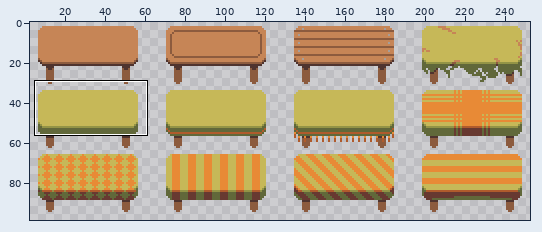
A pixel-art file gets an edit: Assets/Sprites/Aseprite/Forniture.aseprite. The first picture is a wide view before the edit; the outline marks the close-up.
Close-up. Earlier state:
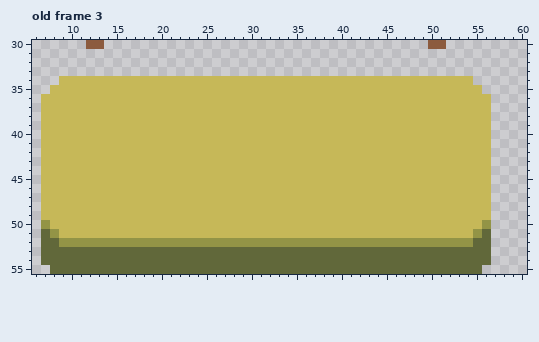
256x256 pixels, 4 frames. Shown: old frame 3: x 6..60, y 30..55. The wide view leaves out empty margins. The commit also changed other frames or places, which this record leaves out.
After:
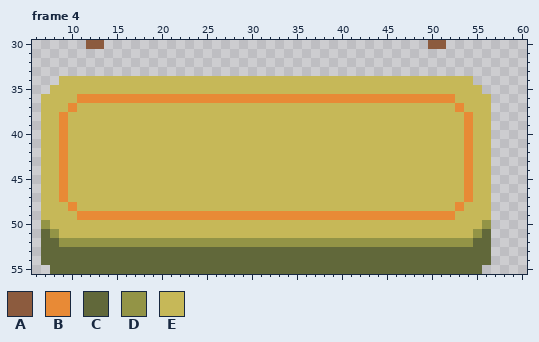
Palette (. is transparent): A #8c5b3e  B #e88a36  C #61683a  D #939446  E #c6b858
The author wrote: Fornitures Ver.1 Exported
The edit:
frames 4 -> 5
--- frame 4 against old frame 3, layer "Layer 1"
@@ x 6..60 @@
 35 ..EEEEEEEEEEEEEEEEEEEEEEEEEEEEEEEEEEEEEEEEEEEEEEEE.....
-36 .EEEEEEEEEEEEEEEEEEEEEEEEEEEEEEEEEEEEEEEEEEEEEEEEEE....
-37 .EEEEEEEEEEEEEEEEEEEEEEEEEEEEEEEEEEEEEEEEEEEEEEEEEE....
-38 .EEEEEEEEEEEEEEEEEEEEEEEEEEEEEEEEEEEEEEEEEEEEEEEEEE....
-39 .EEEEEEEEEEEEEEEEEEEEEEEEEEEEEEEEEEEEEEEEEEEEEEEEEE....
-40 .EEEEEEEEEEEEEEEEEEEEEEEEEEEEEEEEEEEEEEEEEEEEEEEEEE....
-41 .EEEEEEEEEEEEEEEEEEEEEEEEEEEEEEEEEEEEEEEEEEEEEEEEEE....
-42 .EEEEEEEEEEEEEEEEEEEEEEEEEEEEEEEEEEEEEEEEEEEEEEEEEE....
-43 .EEEEEEEEEEEEEEEEEEEEEEEEEEEEEEEEEEEEEEEEEEEEEEEEEE....
-44 .EEEEEEEEEEEEEEEEEEEEEEEEEEEEEEEEEEEEEEEEEEEEEEEEEE....
-45 .EEEEEEEEEEEEEEEEEEEEEEEEEEEEEEEEEEEEEEEEEEEEEEEEEE....
-46 .EEEEEEEEEEEEEEEEEEEEEEEEEEEEEEEEEEEEEEEEEEEEEEEEEE....
-47 .EEEEEEEEEEEEEEEEEEEEEEEEEEEEEEEEEEEEEEEEEEEEEEEEEE....
-48 .EEEEEEEEEEEEEEEEEEEEEEEEEEEEEEEEEEEEEEEEEEEEEEEEEE....
-49 .EEEEEEEEEEEEEEEEEEEEEEEEEEEEEEEEEEEEEEEEEEEEEEEEEE....
+36 .EEEEBBBBBBBBBBBBBBBBBBBBBBBBBBBBBBBBBBBBBBBBBBEEEE....
+37 .EEEBEEEEEEEEEEEEEEEEEEEEEEEEEEEEEEEEEEEEEEEEEEBEEE....
+38 .EEBEEEEEEEEEEEEEEEEEEEEEEEEEEEEEEEEEEEEEEEEEEEEBEE....
+39 .EEBEEEEEEEEEEEEEEEEEEEEEEEEEEEEEEEEEEEEEEEEEEEEBEE....
+40 .EEBEEEEEEEEEEEEEEEEEEEEEEEEEEEEEEEEEEEEEEEEEEEEBEE....
+41 .EEBEEEEEEEEEEEEEEEEEEEEEEEEEEEEEEEEEEEEEEEEEEEEBEE....
+42 .EEBEEEEEEEEEEEEEEEEEEEEEEEEEEEEEEEEEEEEEEEEEEEEBEE....
+43 .EEBEEEEEEEEEEEEEEEEEEEEEEEEEEEEEEEEEEEEEEEEEEEEBEE....
+44 .EEBEEEEEEEEEEEEEEEEEEEEEEEEEEEEEEEEEEEEEEEEEEEEBEE....
+45 .EEBEEEEEEEEEEEEEEEEEEEEEEEEEEEEEEEEEEEEEEEEEEEEBEE....
+46 .EEBEEEEEEEEEEEEEEEEEEEEEEEEEEEEEEEEEEEEEEEEEEEEBEE....
+47 .EEBEEEEEEEEEEEEEEEEEEEEEEEEEEEEEEEEEEEEEEEEEEEEBEE....
+48 .EEEBEEEEEEEEEEEEEEEEEEEEEEEEEEEEEEEEEEEEEEEEEEBEEE....
+49 .EEEEBBBBBBBBBBBBBBBBBBBBBBBBBBBBBBBBBBBBBBBBBBEEEE....
 50 .DEEEEEEEEEEEEEEEEEEEEEEEEEEEEEEEEEEEEEEEEEEEEEEEED....
Where, in picture pixels (left, top, right, bottom), the same in both close-ups:
changed: (59, 94, 473, 220)
